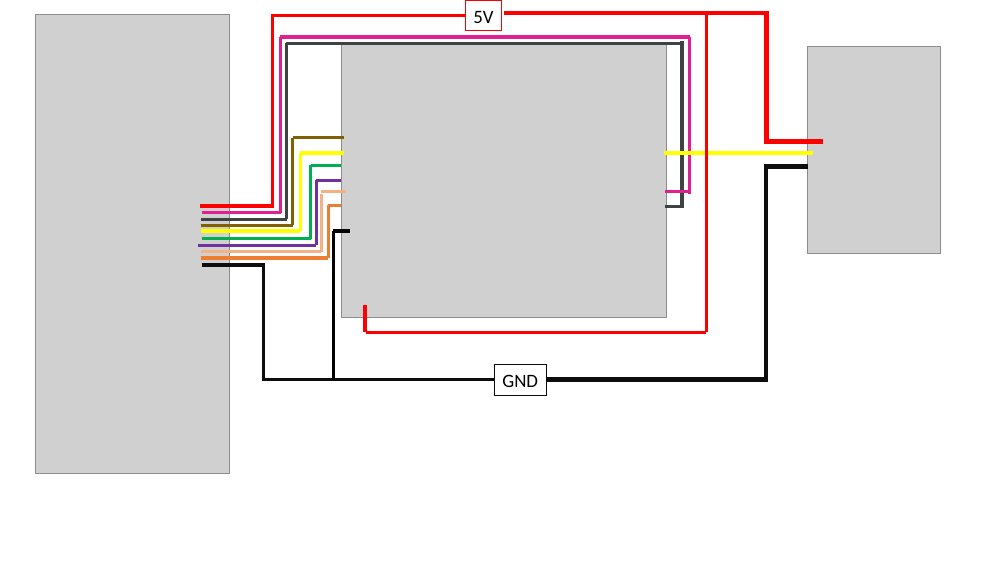
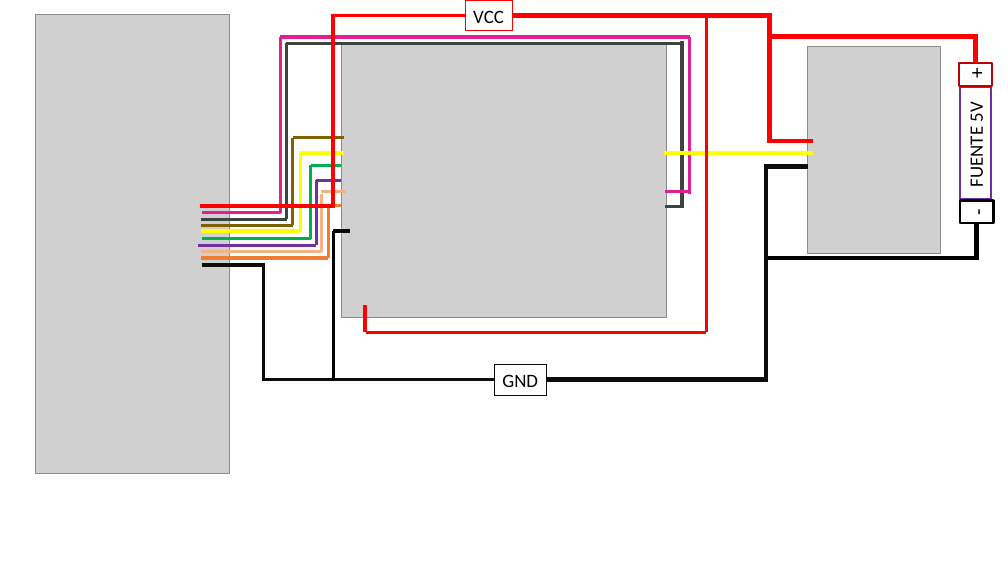
Before and after one commit to lunaechechuriignacio/Tesis, a slide deck: slide 1 of ESP32/DIAGRAMA DE CONEXIONES.pptx. Drawn at 1008x567 pixels with LibreOffice and Linux fonts; fonts in the diff are those of the drawing; grey boxes stand for pictures. Boxes give left, top, right and bottom in pixels: in the first picture for what was removed or moved away, otherwise in the second. Text is boxed around its words. In the diff, an @@ line names an element or a change of style, - is before the commit and + after.

```diff
--- a/ESP32/DIAGRAMA DE CONEXIONES.pptx
+++ b/ESP32/DIAGRAMA DE CONEXIONES.pptx
@@ elbow line (466, 16) - (200, 206): route changed @@
@@ rectangle "VCC": place and size @@
-rectangle "VCC" at bbox=[466, 1, 501, 31]
+rectangle "VCC" at bbox=[466, 1, 512, 31]
@@ text in rectangle at bbox=[473, 10, 504, 23]: text changed @@
-5V
+VCC
@@ elbow line moved from (504, 13) - (823, 141) to (513, 16) - (813, 141) @@
@@ elbow line added from (975, 64) to (768, 37), #FF0000 4.5 pt @@
@@ rectangle added at bbox=[960, 87, 991, 199], outline #7030A0 2.25 pt, 18 pt, text #000000 @@
+FUENTE 5V
@@ rectangle added at bbox=[960, 64, 993, 86], outline #C00000 2.25 pt, 20 pt, text #000000 @@
++
@@ rectangle added at bbox=[960, 200, 994, 223], outline #000000 2.25 pt, 20 pt, text #000000 @@
+-
@@ elbow line added from (977, 223) to (768, 258), #000000 4.5 pt @@
```
Also in this commit, not shown: 3 other files.
